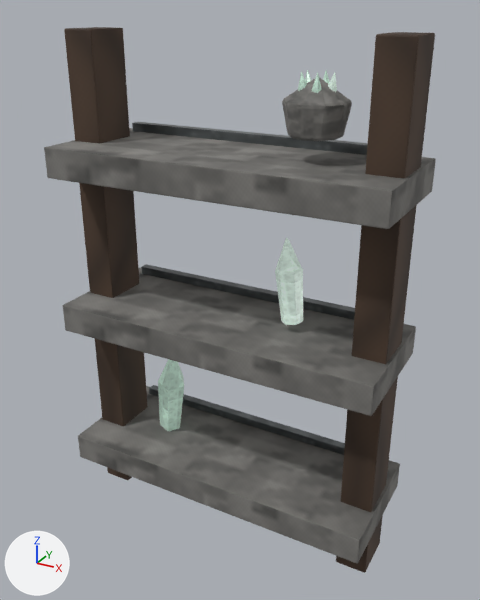
What one commit did to the Blender file assets/models/source/furniture-mineral-shelf.blend.
Both versions are drawn from a 50 mm camera at (1.12, -1.98, 1.98) aimed at (0.02, 0.02, 0.98). The axes (+X, +Y, +Z) are drawn at lower left. The lights are the same throughout. The older version comes first.

Before the edit, the objects in view are built like this:
```python
ob_geode_crystal_0 = bpy.data.objects.new('geode-crystal-0', me_geode_crystal_0)
ob_geode_crystal_0.location = (0.345, 0.0, 1.737)
ob_geode_crystal_1 = bpy.data.objects.new('geode-crystal-1', me_geode_crystal_1)
ob_geode_crystal_1.location = (0.314, -0.04, 1.737)
ob_geode_crystal_2 = bpy.data.objects.new('geode-crystal-2', me_geode_crystal_2)
ob_geode_crystal_2.location = (0.262, -0.025, 1.737)
ob_geode_crystal_3 = bpy.data.objects.new('geode-crystal-3', me_geode_crystal_3)
ob_geode_crystal_3.location = (0.265, 0.024, 1.737)
ob_geode_crystal_4 = bpy.data.objects.new('geode-crystal-4', me_geode_crystal_4)
ob_geode_crystal_4.location = (0.315, 0.042, 1.737)
ob_geode_shell = bpy.data.objects.new('geode-shell', me_geode_shell)
ob_geode_shell.location = (0.3, 0.0, 1.693)
ob_post_0_56 = bpy.data.objects.new('post-0.56', me_post_0_56)
ob_post_0_56.location = (0.56, 0.0, 0.96)
ob_specimen_a = bpy.data.objects.new('specimen-a', me_specimen_a)
ob_specimen_a.location = (-0.297, -0.001, 0.508)
ob_specimen_b = bpy.data.objects.new('specimen-b', me_specimen_b)
ob_specimen_b.location = (0.23, 0.002, 1.102)
# also in view: 'post--0.56' at (-0.56, 0.0, 0.96); 'shelf-0.25' at (0.0, 0.0, 0.25); 'shelf-0.86' at (0.0, 0.0, 0.86); 'shelf-band-0.25' at (0.0, 0.2, 0.32); 'shelf-band-1.47' at (0.0, 0.2, 1.54)
```
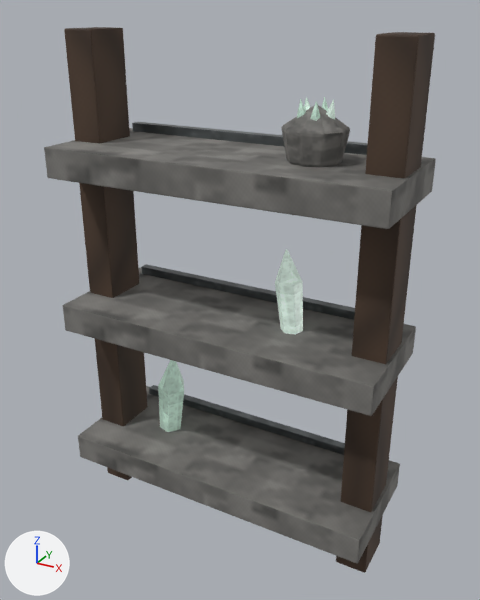
Pixel boxes (x1, y1, x2, y2) of what changed, in the pictures (480 x 600 px):
```json
{"object": "geode-shell", "change": "moved", "before": [282, 77, 352, 141], "after": [282, 105, 350, 167]}
{"object": "specimen-b", "change": "moved", "before": [275, 238, 303, 325], "after": [275, 249, 303, 334]}
{"object": "specimen-a", "change": "moved", "before": [158, 359, 184, 431], "after": [158, 360, 184, 432]}
{"object": "geode-crystal-1", "change": "moved", "before": [312, 73, 322, 93], "after": [310, 101, 320, 121]}
{"object": "geode-crystal-0", "change": "moved", "before": [328, 72, 337, 92], "after": [326, 100, 335, 119]}
{"object": "geode-crystal-2", "change": "moved", "before": [298, 72, 307, 91], "after": [297, 99, 306, 118]}
{"object": "geode-crystal-3", "change": "moved", "before": [305, 70, 312, 84], "after": [304, 97, 311, 111], "on screen": "mostly hidden"}
{"object": "geode-crystal-4", "change": "moved", "before": [323, 71, 330, 84], "after": [322, 97, 328, 111], "on screen": "mostly hidden"}
```

Scene script edits in JSON lines:
```json
{"op": "set", "path": "ob_specimen_a.location", "old": "(-0.297, -0.001, 0.508)", "new": "(-0.297, -0.001, 0.487)"}
{"op": "set", "path": "ob_specimen_b.location", "old": "(0.23, 0.002, 1.102)", "new": "(0.23, 0.002, 1.059)"}
{"op": "set", "path": "ob_geode_shell.location", "old": "(0.3, 0.0, 1.693)", "new": "(0.3, 0.0, 1.612)"}
{"op": "set", "path": "ob_geode_crystal_0.location", "old": "(0.345, 0.0, 1.737)", "new": "(0.345, 0.0, 1.657)"}
{"op": "set", "path": "ob_geode_crystal_1.location", "old": "(0.314, -0.04, 1.737)", "new": "(0.314, -0.04, 1.657)"}
{"op": "set", "path": "ob_geode_crystal_2.location", "old": "(0.262, -0.025, 1.737)", "new": "(0.262, -0.025, 1.657)"}
{"op": "set", "path": "ob_geode_crystal_3.location", "old": "(0.265, 0.024, 1.737)", "new": "(0.265, 0.024, 1.657)"}
{"op": "set", "path": "ob_geode_crystal_4.location", "old": "(0.315, 0.042, 1.737)", "new": "(0.315, 0.042, 1.657)"}
```
